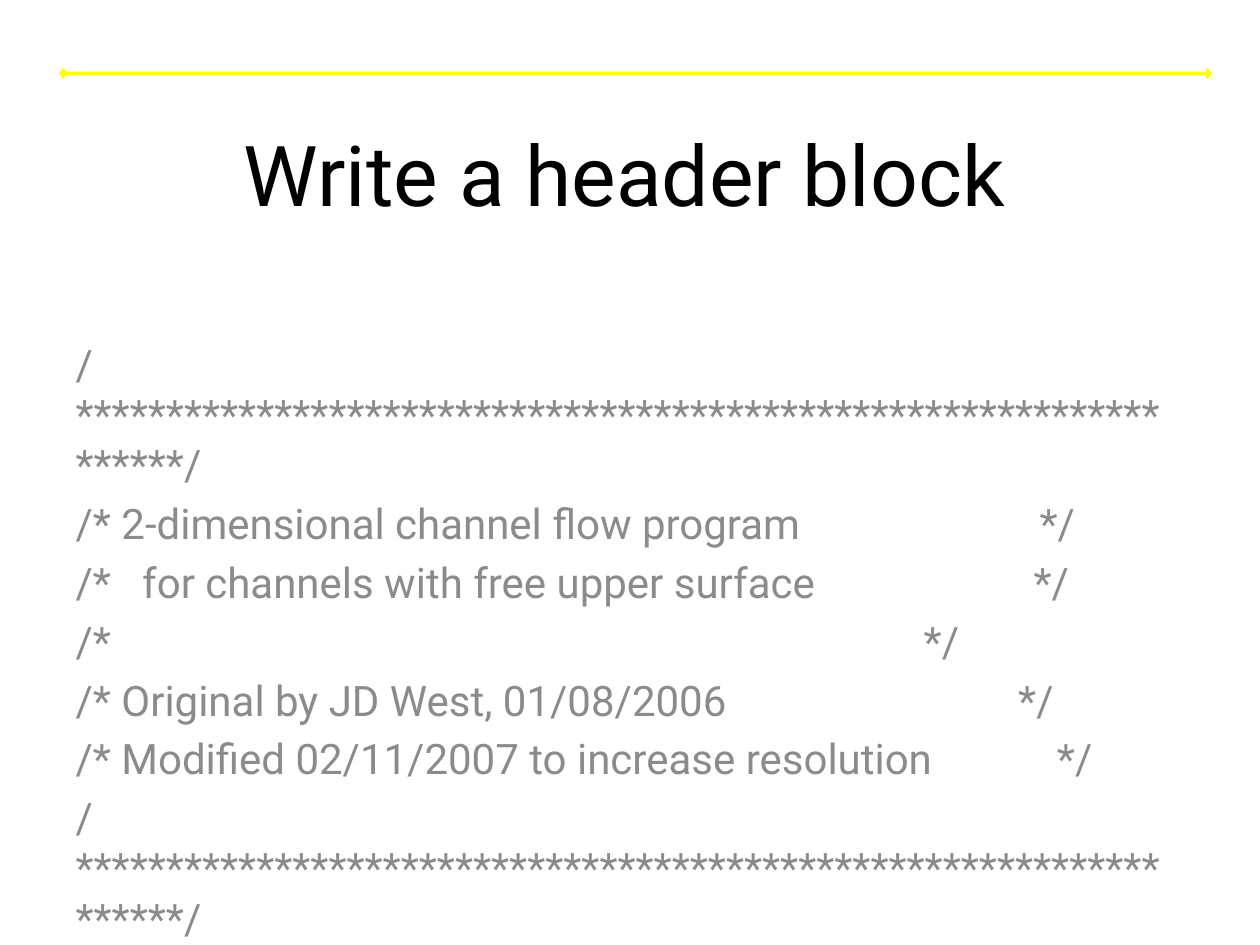
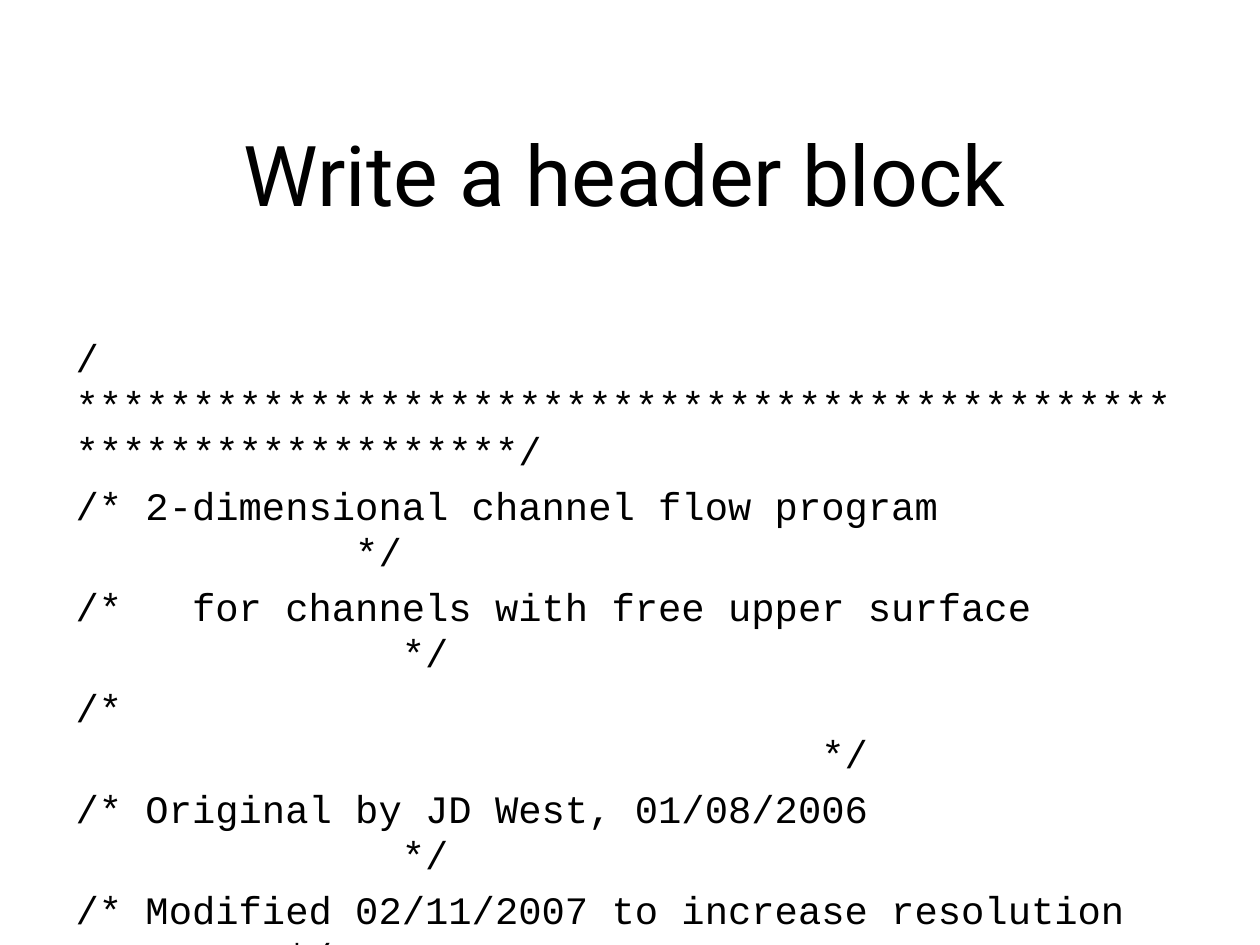
Before and after one commit to lkloh/USArray, a slide deck: slide 9 of BasicsOfCoding/BasicsOfCoding.pptx. Drawn at 1260x945 pixels with LibreOffice and Linux fonts; fonts in the diff are those of the drawing. Boxes give left, top, right and bottom in pixels: in the first picture for what was removed or moved away, otherwise in the second. Text is boxed around its words. In the diff, an @@ line names an element or a change of style, - is before the commit and + after.

```diff
--- a/BasicsOfCoding/BasicsOfCoding.pptx
+++ b/BasicsOfCoding/BasicsOfCoding.pptx
@@ double arrow removed from (63, 73) to (1207, 73) @@
@@ subtitle "/*********************************************************** ..." at (145, 492, 1124, 925): size 24 to 22.2 pt, font Roboto to Courier New, text colour #8C8C8C to #000000 @@
```
Also in this commit, not shown: 6 other slides changed, 4 slides added, 1 slide removed.
